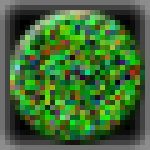
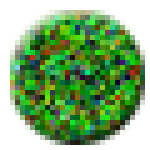
Comparing the layer stacks of the two 150x150 images. Changes:
hid "Layer 1 copy" over [0,0,150,150]
